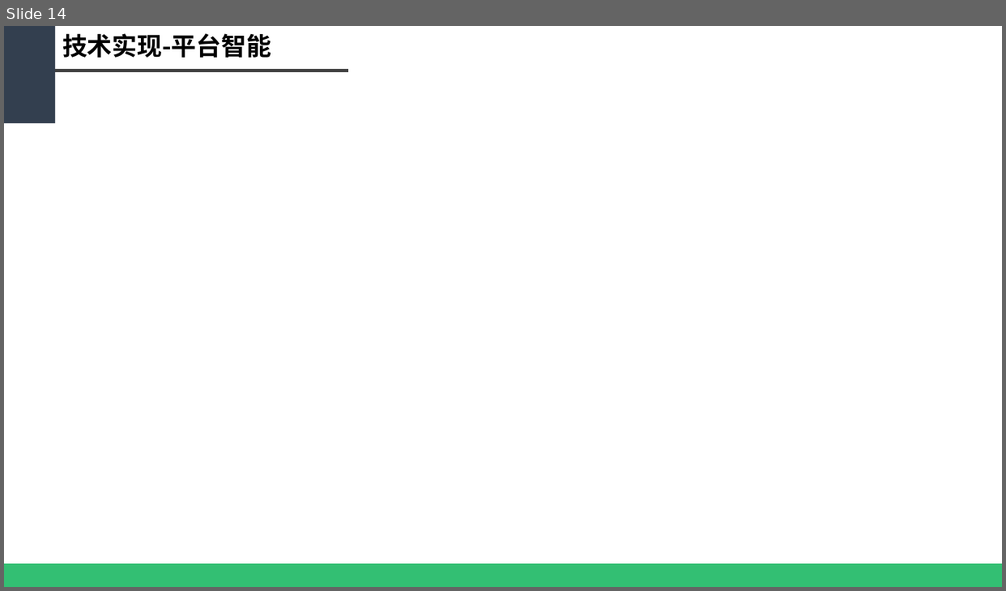
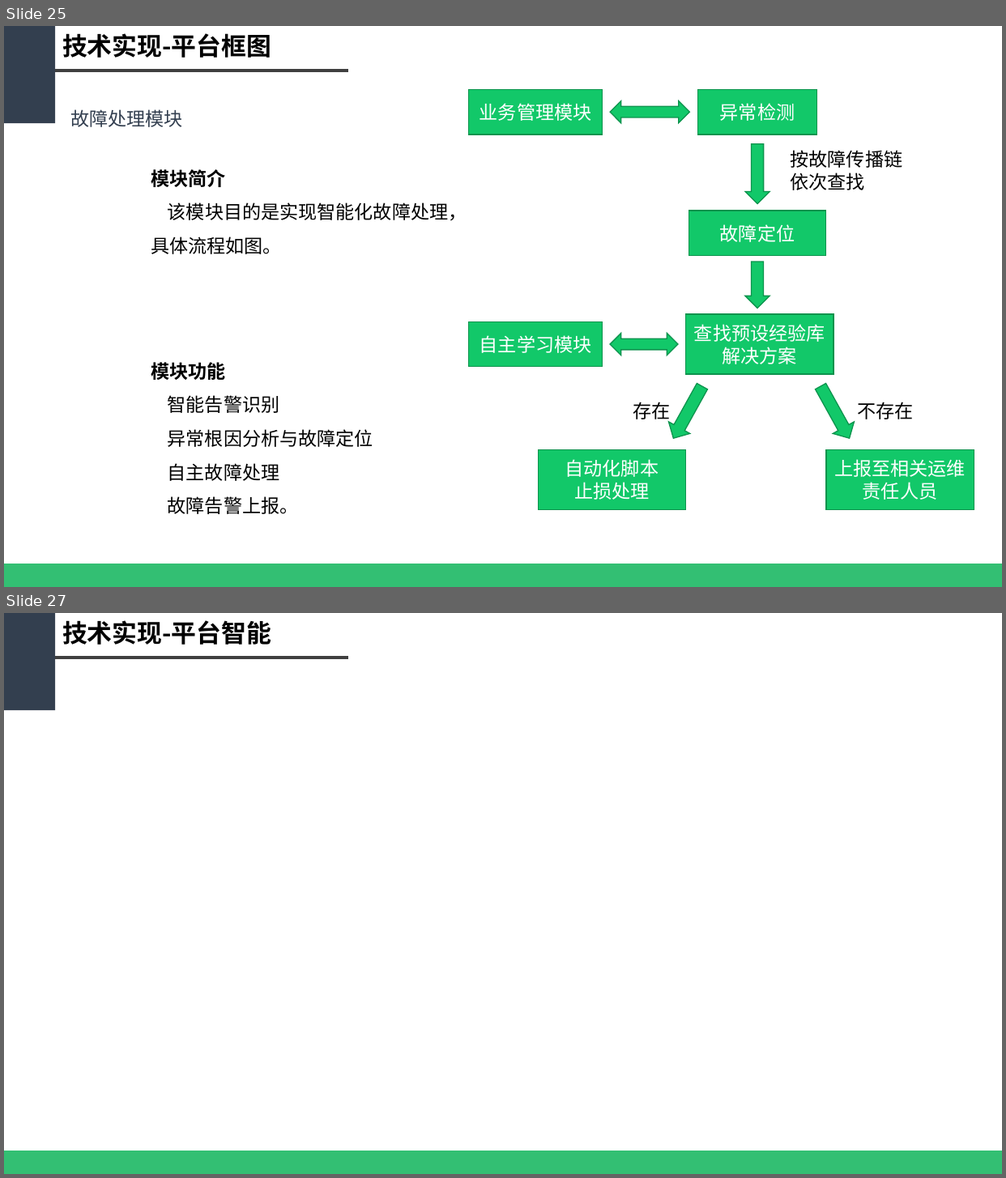
Before and after one commit to WeakX/Ref, a slide deck: 基于大数据的智慧网络运维平台_new[228].pptx. Shown one above the other, each under a label of ours: slide 14 before the commit, slides 25 and 27 after it; the slides between them are not shown. The pictures are 1006x591 and 1006x1178 pixels, drawn with LibreOffice and Linux fonts; fonts in the diff are those of the drawing. Boxes give left, top, right and bottom in pixels: in the first picture for what was removed or moved away, otherwise in the second. Text is boxed around its words. In the diff, an @@ line names an element or a change of style, - is before the commit and + after.

```diff
--- a/基于大数据的智慧网络运维平台_new[228].pptx
+++ b/基于大数据的智慧网络运维平台_new[228].pptx
@@ slide 25 added at (4, 26, 1002, 587), background #FFFFFF @@
@@ rectangle added at (4, 26, 55, 123), fill #333F50 @@
@@ text added at (62, 33, 271, 58), 24 pt, text #000000, bold @@
+技术实现-平台框图
@@ line added from (55, 71) to (348, 71), #404040 3 pt @@
@@ rectangle added at (469, 90, 603, 135), fill #12C869, outline #0D944E 1 pt, 18 pt, text #FFFFFF @@
+业务管理模块
@@ rectangle added at (698, 90, 817, 135), fill #12C869, outline #0D944E 1 pt, 18 pt, text #FFFFFF @@
+异常检测
@@ text added at (70, 109, 183, 127), 18 pt, text #333F50 @@
+故障处理模块
@@ left right arrow added at (611, 101, 690, 123), fill #12C869, outline #0D944E 1 pt @@
@@ down arrow added at (745, 144, 769, 204), fill #12C869, outline #0D944E 1 pt @@
@@ text added at (151, 169, 467, 254), 18 pt, text #000000 @@
+模块简介
+该模块目的是实现智能化故障处理，
+具体流程如图。
@@ text added at (791, 150, 903, 190), 18 pt, text #000000 @@
+按故障传播链
+依次查找
@@ rectangle added at (689, 211, 827, 256), fill #12C869, outline #0D944E 1 pt, 18 pt, text #FFFFFF @@
+故障定位
@@ down arrow added at (745, 262, 769, 308), fill #12C869, outline #0D944E 1 pt @@
@@ rectangle added at (686, 314, 833, 374), fill #12C869, outline #0D944E 1 pt, 18 pt, text #FFFFFF @@
+查找预设经验库
+解决方案
@@ rectangle added at (469, 322, 603, 367), fill #12C869, outline #0D944E 1 pt, 18 pt, text #FFFFFF @@
+自主学习模块
@@ left right arrow added at (611, 334, 679, 356), fill #12C869, outline #0D944E 1 pt @@
@@ text added at (151, 362, 373, 514), 18 pt, text #000000 @@
+模块功能
+智能告警识别
+异常根因分析与故障定位
+自主故障处理
+故障告警上报。
@@ down arrow added at (663, 381, 713, 445), fill #12C869, outline #0D944E 1 pt @@
@@ down arrow added at (810, 381, 860, 445), fill #12C869, outline #0D944E 1 pt @@
@@ text added at (633, 402, 670, 423), 18 pt, text #000000 @@
+存在
@@ text added at (858, 402, 914, 420), 18 pt, text #000000 @@
+不存在
@@ rectangle added at (538, 450, 685, 510), fill #12C869, outline #0D944E 1 pt, 18 pt, text #FFFFFF @@
+自动化脚本
+止损处理
@@ rectangle added at (826, 450, 974, 510), fill #12C869, outline #0D944E 1 pt, 18 pt, text #FFFFFF @@
+上报至相关运维
+责任人员
@@ rectangle added at (4, 565, 1002, 587), fill #00B050 at 80% opacity @@
@@ what was slide 14 is now slide 27 @@
```
Also in this commit, not shown: 4 slides changed, 12 other slides added, 1 other file.
